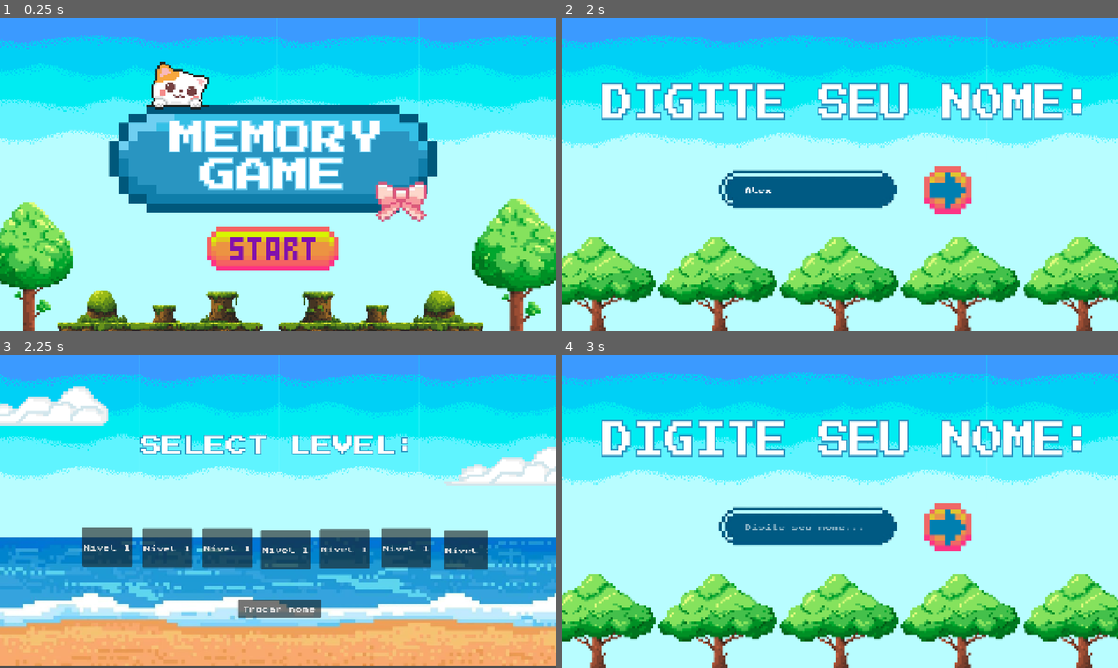
Above: before the commit, frames 1-4 (two rows, left to right).
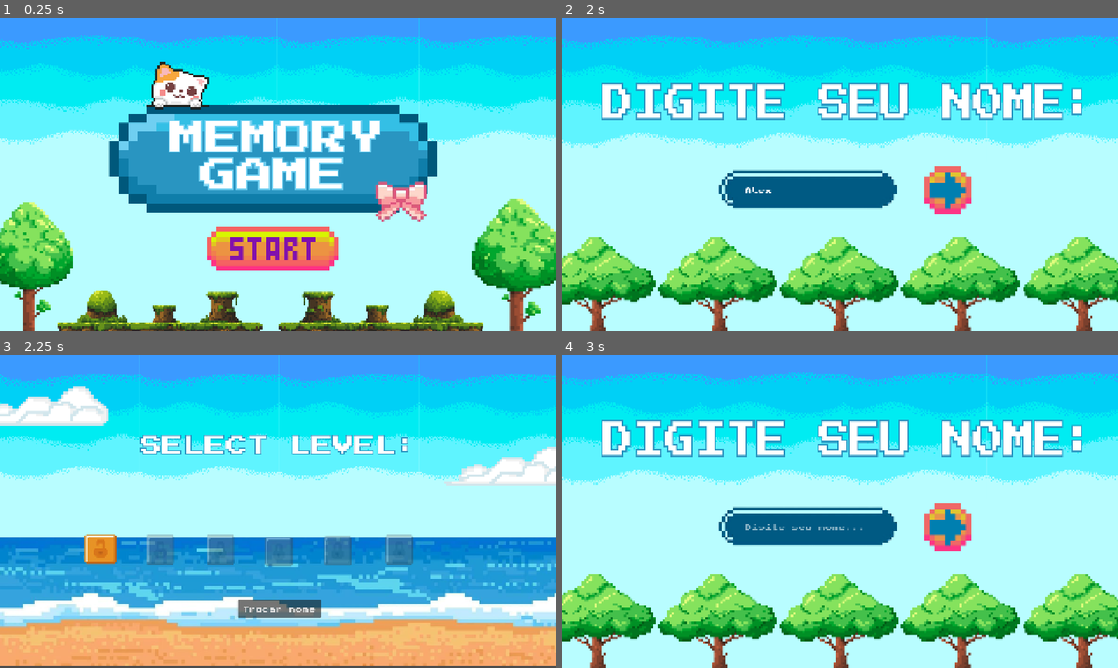
Above: after the commit, the same moments.

Repository: yaraalmeidaz/memory-game
Game: Godot game, scene res://scenes/ui/StartScreen.tscn
The game is run twice, just before and just after one commit, with the same random seed, the same clock (stepped at 60 frames per second) and the same inputs.
Inputs (mouse positions are in pixels of both pictures, inside the frame that each line leads up to):
- Up to frame 1 (0.25 s): no input
- Up to frame 2 (2 s): click (834, 249) at 0.5 s; click (812, 190) at 1.27 s; type "Alex" at 1.35 s
- Up to frame 3 (2.25 s): click (383, 524) at 2 s
- Up to frame 4 (3 s): click "Trocar nome" at 2.75 s

Frames 1-2 are identical in both runs. In frame 3, 8.0% of the frame differs, in the area x 14-88%, y 55-69%; in frame 4, nothing differs.
Error before the commit: Invalid assignment of property or key 'text' with value of type 'String' on a base object of type 'null instance'. (res://scripts/ui/LevelSelect.gd:18)

Commit message:
Evita crash e libera seleção de níveis

Diff:
--- a/memory-game/scripts/ui/LevelSelect.gd
+++ b/memory-game/scripts/ui/LevelSelect.gd
@@ -4,8 +4,8 @@
 const LEVELSELECT_LOCK_PATH := "res://assets/imagens/LevelSelect/bloqueado.png"
 const LEVELSELECT_UNLOCK_PATH := "res://assets/imagens/LevelSelect/desbloqueado.png"
 
-@onready var player_label: Label = $VBox/Player
-@onready var total_label: Label = $VBox/Total
+@onready var player_label := get_node_or_null("VBox/Player") as Label
+@onready var total_label := get_node_or_null("VBox/Total") as Label
 @onready var level_buttons: Array[Button] = _collect_level_buttons()
 
 var _lock_tex_small: Texture2D
@@ -15,7 +15,8 @@
 var _empty_style := StyleBoxEmpty.new()
 
 func _ready() -> void:
-	player_label.text = "Jogador: %s" % GameState.player_name
+	if player_label != null:
+		player_label.text = "Jogador: %s" % GameState.player_name
 	# Se os assets do LevelSelect existirem, usa eles. Caso contrário, cai no lock padrão.
 	if ResourceLoader.exists(LEVELSELECT_LOCK_PATH):
 		_icon_locked = load(LEVELSELECT_LOCK_PATH)
@@ -62,6 +63,8 @@
 
 
 func _update_total_time() -> void:
+	if total_label == null:
+		return
 	var total := 0.0
 	var any := false
 	for t in GameState.level_times:
@@ -89,15 +92,11 @@
 		var btn: Button = level_buttons[i]
 		if btn == null:
 			continue
-		var is_visible: bool = i < max_levels
-		btn.visible = is_visible
-		if not is_visible:
+		var should_show: bool = i < max_levels
+		btn.visible = should_show
+		if not should_show:
 			continue
 
-		var pairs: int = GameState.get_pairs_for_level(i)
-		var time_txt: String = ""
-		if i < GameState.level_times.size() and GameState.level_times[i] >= 0:
-			time_txt = " — %s" % GameState.format_time(GameState.level_times[i])
 		var locked: bool = i > GameState.unlocked_level
 		# Remove o "botão cinza" padrão e deixa só a imagem.
 		btn.flat = true
